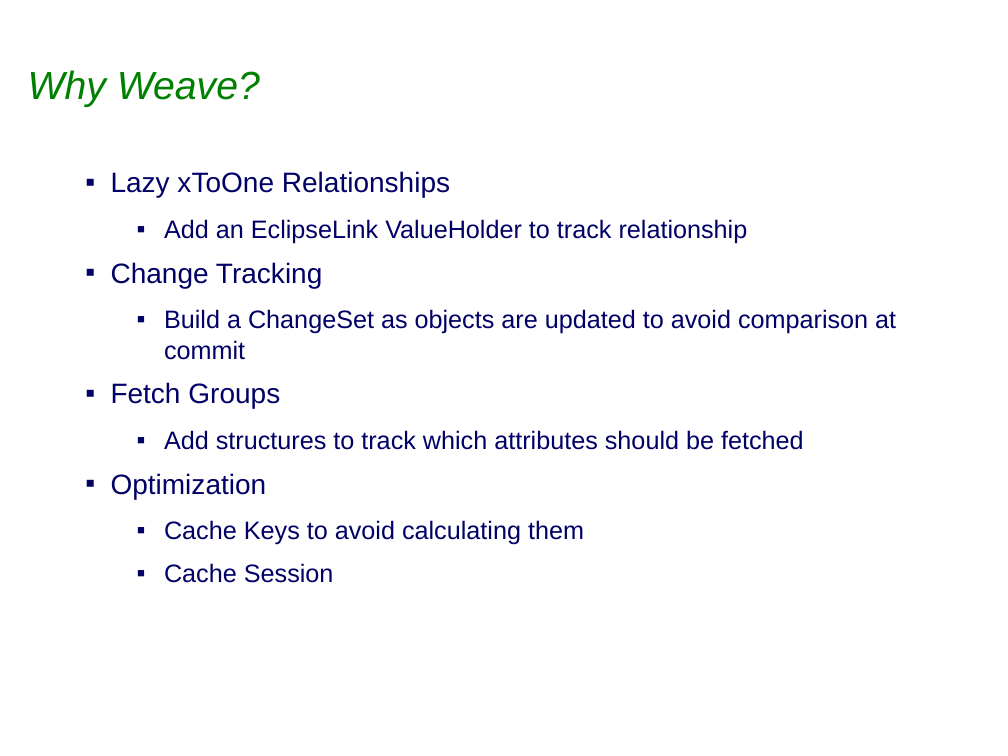
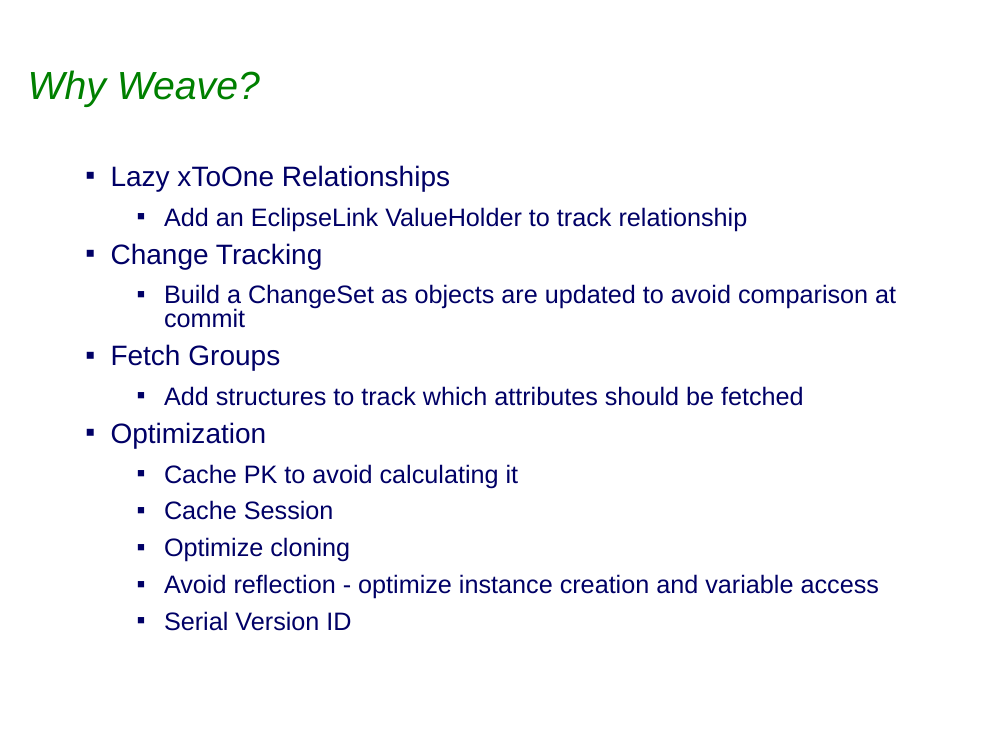
Before and after one commit to sabineheider/incubator, a slide deck: slide 3 of summit-2010/EclipseLink-Weaving.ppt. Drawn at 1008x756 pixels with LibreOffice and Linux fonts; fonts in the diff are those of the drawing; background and template pictures are left out. Boxes give left, top, right and bottom in pixels: in the first picture for what was removed or moved away, otherwise in the second. Text is boxed around its words. In the diff, an @@ line names an element or a change of style, - is before the commit and + after.

```diff
--- a/summit-2010/EclipseLink-Weaving.ppt
+++ b/summit-2010/EclipseLink-Weaving.ppt
@@ text at bbox=[111, 165, 896, 520]: line spacing 1 to 0.8 @@
@@ text at bbox=[164, 464, 519, 488]: text changed @@
-  ▪ Cache Keys to avoid calculating them
+  ▪ Cache PK to avoid calculating it
@@ text at bbox=[164, 537, 879, 631]: paragraphs added @@
+  ▪ Optimize cloning
+  ▪ Avoid reflection - optimize instance creation and variable access
+  ▪ Serial Version ID
```
Also in this commit, not shown: 2 other slides changed, 9 other files.
